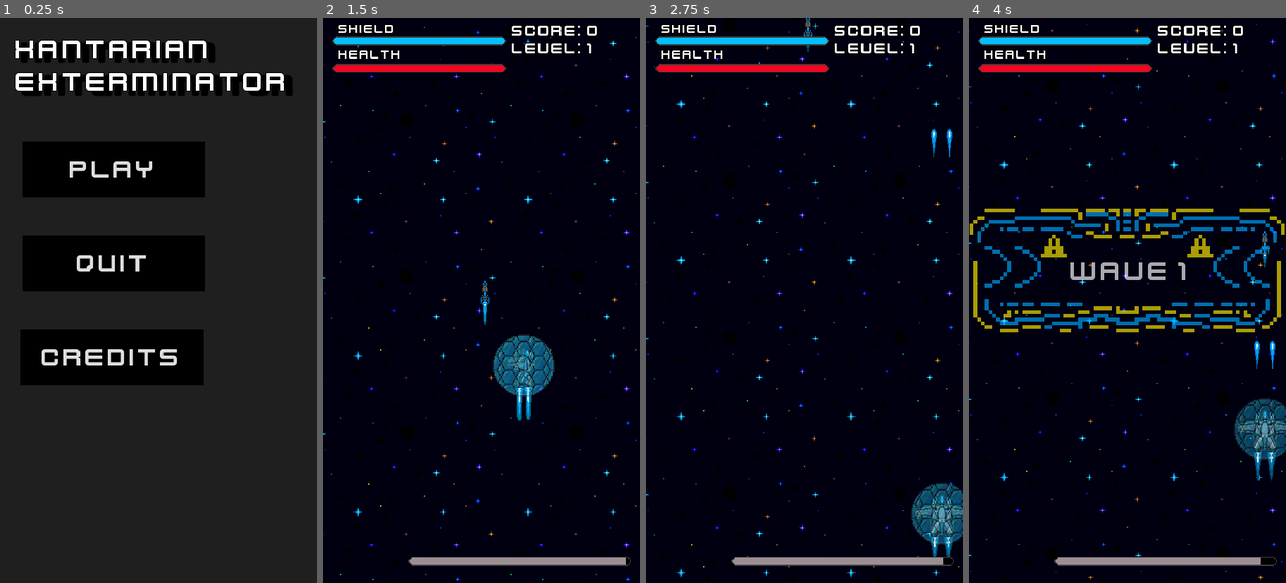
Above: before the commit, frames 1-4 (left to right).
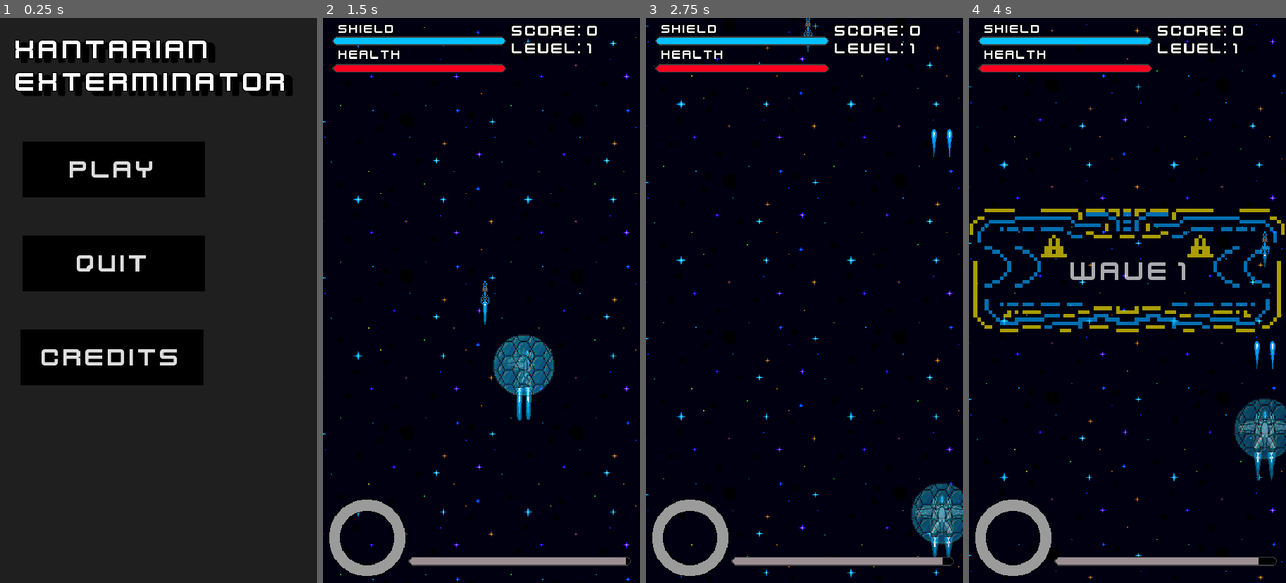
Above: after the commit, the same moments.

Repository: MichaelG-DTE/Final-Godot-DTE-Assessment-Game-Github
Game: Godot game, scene res://Scenes/main_menu.tscn
Two runs of this game, one before a commit and one after it. Both use one fixed random seed, a clock stepped at 60 frames per second and the inputs below.
Inputs (mouse positions are in pixels of both pictures, inside the frame that each line leads up to):
- Up to frame 1 (0.25 s): no input
- Up to frame 2 (1.5 s): click "PLAY" at 0.5 s; move the mouse to (551, 272) at 1.27 s; hold D (Right) from 1.28 s (still down); hold Right mouse button (MissileShoot) from 1.28 s (still down)
- Up to frame 3 (2.75 s): move the mouse to (741, 328) at 2.02 s; release D (Right) at 2.03 s; release Right mouse button (MissileShoot) at 2.03 s; hold S (Down) from 2.03 s (still down); click (741, 328) at 2.1 s
- Up to frame 4 (4 s): move the mouse to (1159, 176) at 2.77 s; release S (Down) at 2.78 s; hold D (Right) 2.78-3.53 s; hold Right mouse button (MissileShoot) 2.78-3.53 s; move the mouse to (1111, 413) at 3.52 s; hold W (Up) from 3.53 s (still down); click (1111, 413) at 3.6 s

The runs differ from the first frame. In frame 2, 1.3% of the frame differs, in the area x 2-27%, y 85-99%; in frame 3, 1.3%; in frame 4, 1.3%, in the area x 2-92%, y 85-99%.

Commit message:
Added new bar for missile reload Attempted to make script(failed)

Diff:
--- a/Scenes/level_one.tscn
+++ b/Scenes/level_one.tscn
@@ -12,6 +12,9 @@
 [ext_resource type="PackedScene" uid="uid://cav32g27pjgwf" path="res://Scenes/level_complete_screen.tscn" id="8_33qqh"]
 [ext_resource type="PackedScene" uid="uid://xcn38tku7c7k" path="res://Scenes/pause_menu.tscn" id="9_kt6xs"]
 [ext_resource type="PackedScene" uid="uid://clbakaiyc3qut" path="res://Scenes/health_bar.tscn" id="10_8354x"]
+[ext_resource type="Texture2D" uid="uid://dikmk4u8ql1vc" path="res://Assets/Game Assets/New Piskel-1.png.png" id="11_fsel5"]
+[ext_resource type="Texture2D" uid="uid://bsdxlicals5yd" path="res://Assets/Game Assets/New Piskel-2.png.png" id="12_ebscu"]
+[ext_resource type="Texture2D" uid="uid://c58t2f2eegsdt" path="res://Assets/Game Assets/New Piskel-3.png.png" id="13_v1q87"]
 
 [sub_resource type="LabelSettings" id="LabelSettings_y75hu"]
 font = ExtResource("6_4guqa")
@@ -220,7 +223,26 @@
 offset_top = 1526.0
 offset_right = 875.0
 offset_bottom = 1552.0
+max_value = 40.0
+step = 0.01
+value = 40.0
 tint_progress = Color(0.6118, 0.558706, 0.575281, 1)
+
+[node name="MissileReloadBar" type="TextureProgressBar" parent="UI_Layer"]
+offset_left = 15.0
+offset_top = 1362.0
+offset_right = 115.0
+offset_bottom = 1462.0
+scale = Vector2(2.20415, 2.20415)
+value = 100.0
+fill_mode = 4
+stretch_margin_left = 10
+stretch_margin_top = 10
+stretch_margin_right = 10
+stretch_margin_bottom = 10
+texture_under = ExtResource("12_ebscu")
+texture_over = ExtResource("11_fsel5")
+texture_progress = ExtResource("13_v1q87")
 
 [node name="Background" type="Sprite2D" parent="."]
 texture_repeat = 2
--- a/Scenes/main_menu.tscn
+++ b/Scenes/main_menu.tscn
@@ -6,7 +6,7 @@
 [sub_resource type="LabelSettings" id="LabelSettings_c0kw1"]
 font = ExtResource("1_kpvpt")
 font_size = 80
-outline_size = 8
+outline_size = 10
 outline_color = Color(0, 0, 0, 1)
 shadow_size = 20
 shadow_color = Color(0, 0, 0, 1)
--- a/Scripts/level_one.gd
+++ b/Scripts/level_one.gd
@@ -60,6 +60,7 @@
 		get_tree().change_scene_to_file("res://Scenes/main_menu.tscn")
 	$UI_Layer/TimerBar.max_value = $EndOfWave.wait_time
 	$UI_Layer/TimerBar.value = $EndOfWave.time_left
+
 
 #shootin lasars in dis house
 func _on_player_laser_shot(laser_scene, location):
Binary file added: Assets/Game Assets/New Piskel-1.png.png
Not shown, added: Assets/Game Assets/New Piskel-1.png.png.import
Binary file added: Assets/Game Assets/New Piskel-2.png.png
Not shown, added: Assets/Game Assets/New Piskel-2.png.png.import
Binary file added: Assets/Game Assets/New Piskel-3.png.png
Not shown, added: Assets/Game Assets/New Piskel-3.png.png.import
Not shown: 1 places in Scenes/level_one.tscn that only renumber resources
